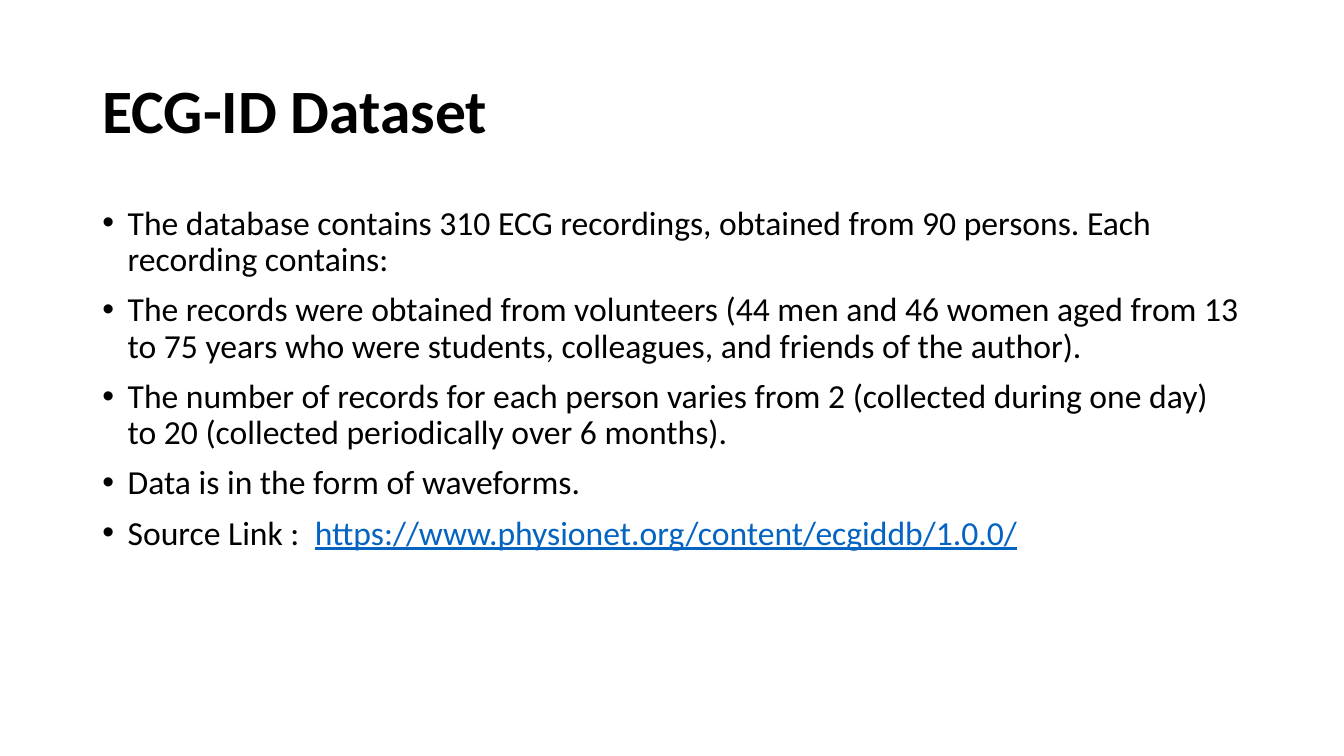
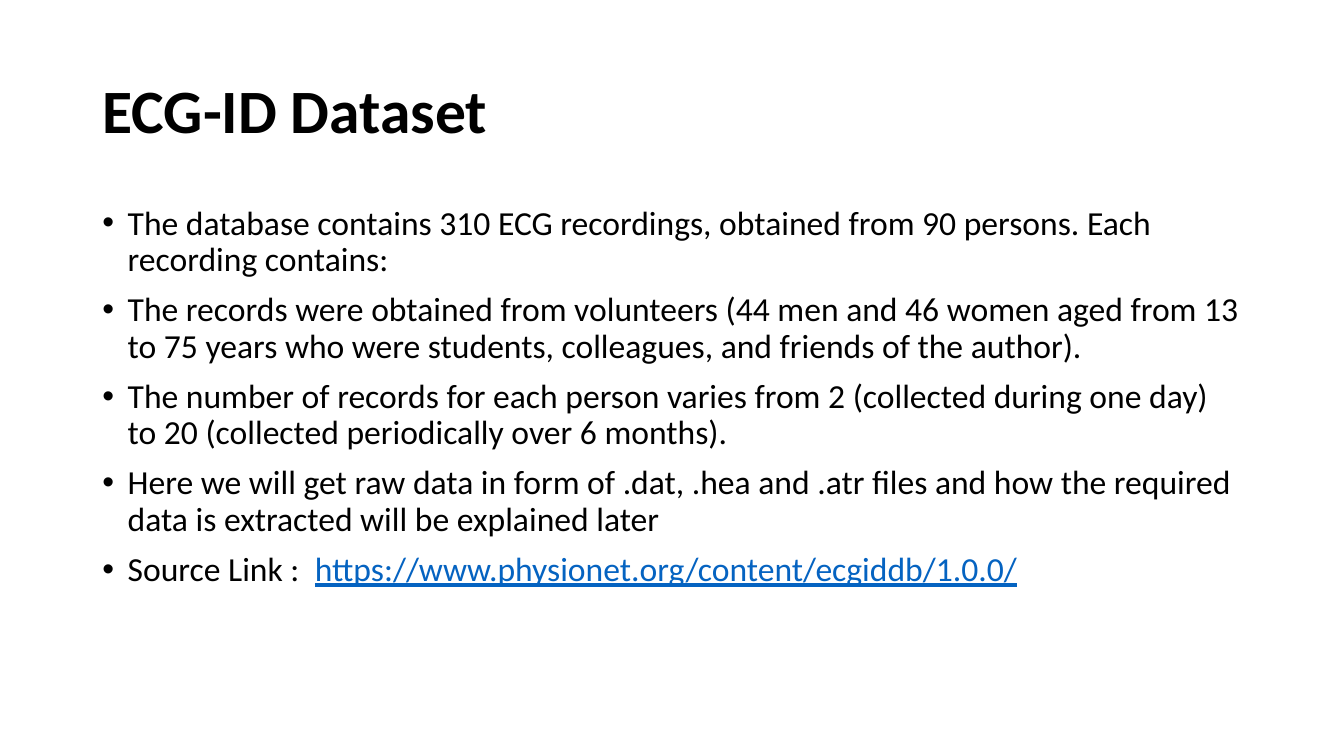
Before and after one commit to uma0441/TwoFactorAuthentication, a slide deck: slide 16 of Mid Term (1).pptx. Drawn at 1344x756 pixels with LibreOffice and Linux fonts; fonts in the diff are those of the drawing. Boxes give left, top, right and bottom in pixels: in the first picture for what was removed or moved away, otherwise in the second. Text is boxed around its words. In the diff, an @@ line names an element or a change of style, - is before the commit and + after.

```diff
--- a/Mid Term (1).pptx
+++ b/Mid Term (1).pptx
@@ text at bbox=[128, 470, 1231, 537]: text changed @@
-• Data is in the form of waveforms.
+• Here we will get raw data in form of .dat, .hea and .atr files and how the required data is extracted will be explained later
```
Also in this commit, not shown: 6 other slides changed, 3 slides added, 1 slide removed.
